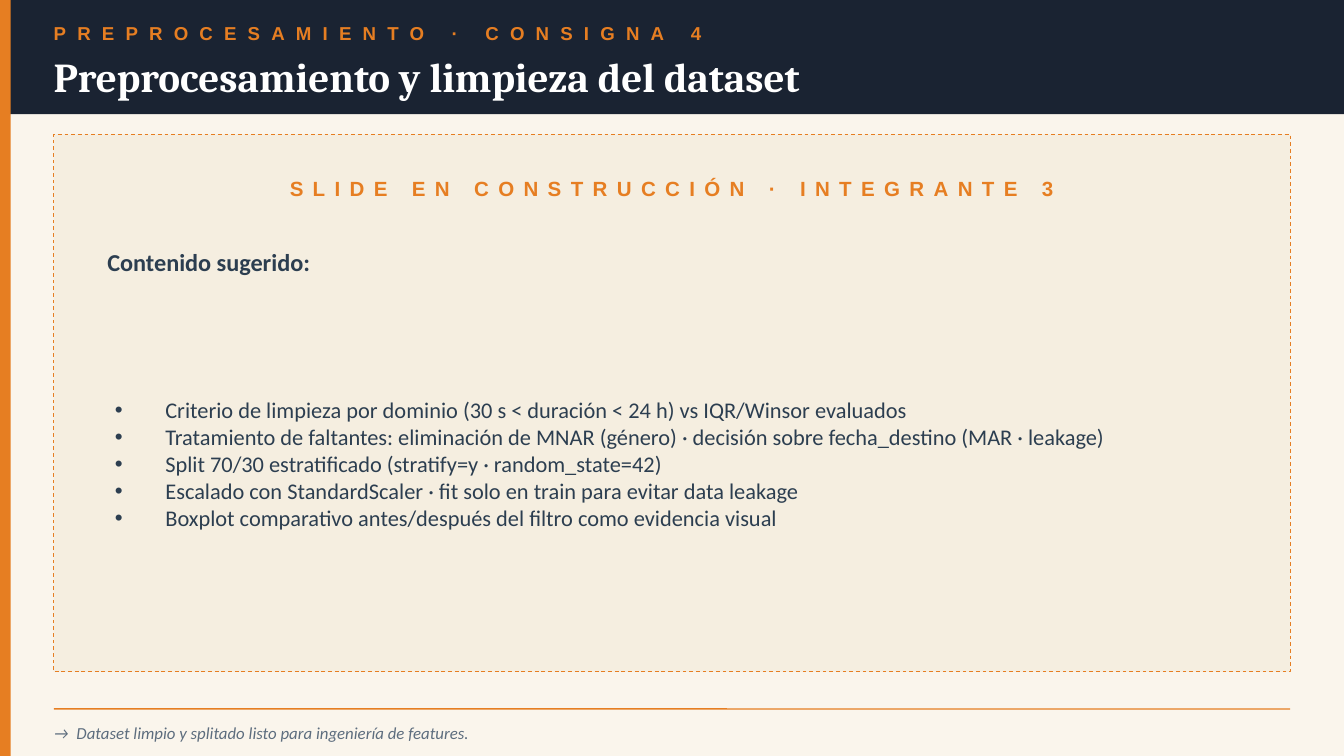
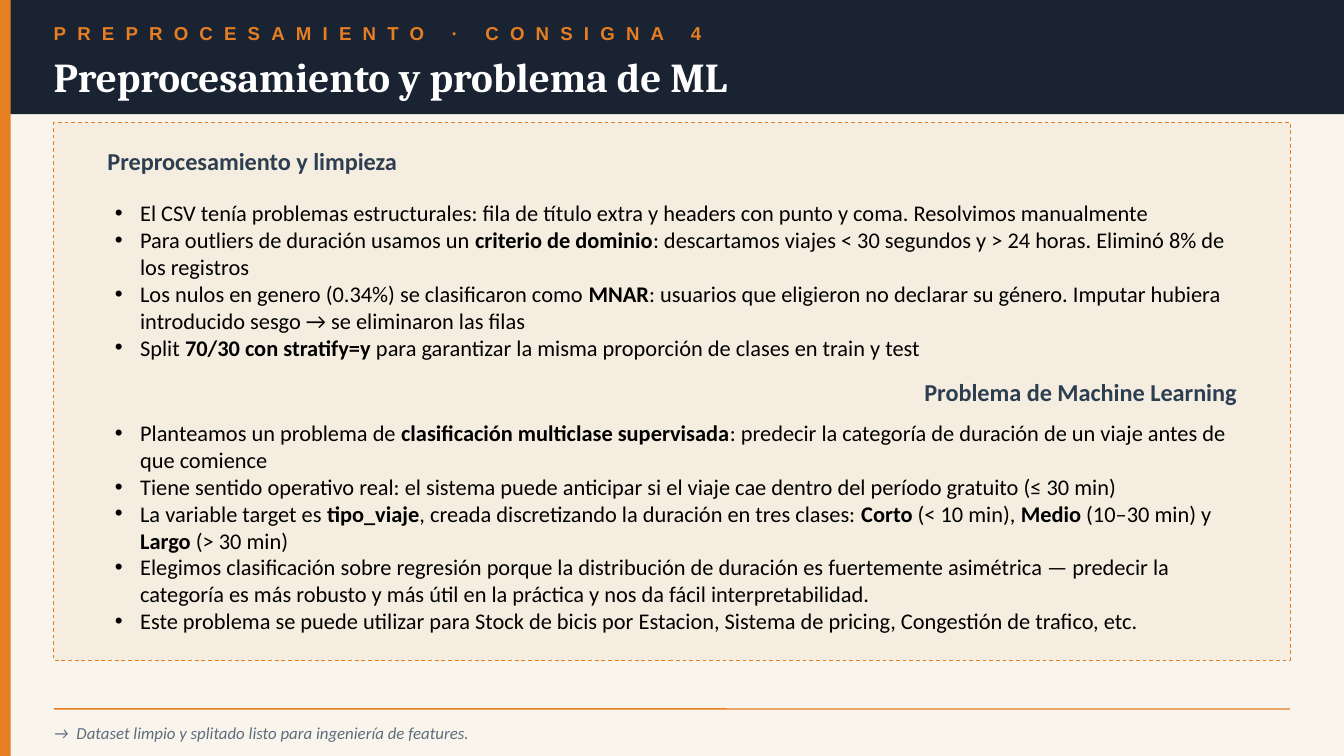
Before and after one commit to cimberlina/grupo7-eda-ecobici, a slide deck: slide 4 of presentacion/Presentacion_Grupo7_Final.pptx. Drawn at 1344x756 pixels with LibreOffice and Linux fonts; fonts in the diff are those of the drawing. Boxes give left, top, right and bottom in pixels: in the first picture for what was removed or moved away, otherwise in the second. Text is boxed around its words. In the diff, an @@ line names an element or a change of style, - is before the commit and + after.

Commit message:
Integra slide 4 de Federico (preprocesamiento + problema ML) · título ajustado

```diff
--- a/presentacion/Presentacion_Grupo7_Final.pptx
+++ b/presentacion/Presentacion_Grupo7_Final.pptx
@@ text at <box>54,63,727,101</box>: text changed @@
-Preprocesamiento y limpieza del dataset
+Preprocesamiento y problema de ML
@@ rectangle: place and size @@
-rectangle at <box>54,134,1290,672</box>
+rectangle at <box>54,122,1290,660</box>
@@ text at <box>107,153,397,174</box>: text changed @@
-Contenido sugerido:
+Preprocesamiento y limpieza
@@ text at <box>140,205,1224,360</box>: text changed; text colour #2C3E50 to #000000 @@
-• Criterio de limpieza por dominio (30 s < duración < 24 h) vs IQR/Winsor evaluados
-• Tratamiento de faltantes: eliminación de MNAR (género) · decisión sobre fecha_destino (MAR · leakage)
-• Split 70/30 estratificado (stratify=y · random_state=42)
-• Escalado con StandardScaler · fit solo en train para evitar data leakage
-• Boxplot comparativo antes/después del filtro como evidencia visual
+• El CSV tenía problemas estructurales: fila de título extra y headers con punto y coma. Resolvimos manualmente
+• Para outliers de duración usamos un criterio de dominio: descartamos viajes < 30 segundos y > 24 horas. Eliminó 8% de los registros
+• Los nulos en genero (0.34%) se clasificaron como MNAR: usuarios que eligieron no declarar su género. Imputar hubiera introducido sesgo → se eliminaron las filas
+• Split 70/30 con stratify=y para garantizar la misma proporción de clases en train y test
@@ text removed at <box>1042,181,1053,196</box> @@
-SLIDE EN CONSTRUCCIÓN · INTEGRANTE 3
@@ text added at <box>924,384,1236,405</box>, 13 pt, text #2C3E50, bold @@
+Problema de Machine Learning
@@ text added at <box>140,425,1225,633</box>, 12 pt, text #000000 @@
+• Planteamos un problema de clasificación multiclase supervisada: predecir la categoría de duración de un viaje antes de que comience
+• Tiene sentido operativo real: el sistema puede anticipar si el viaje cae dentro del período gratuito (≤ 30 min)
+• La variable target es tipo_viaje, creada discretizando la duración en tres clases: Corto (< 10 min), Medio (10–30 min) y Largo (> 30 min)
+• Elegimos clasificación sobre regresión porque la distribución de duración es fuertemente asimétrica — predecir la categoría es más robusto y más útil en la práctica y nos da fácil interpretabilidad.
+• Este problema se puede utilizar para Stock de bicis por Estacion, Sistema de pricing, Congestión de trafico, etc.
```
